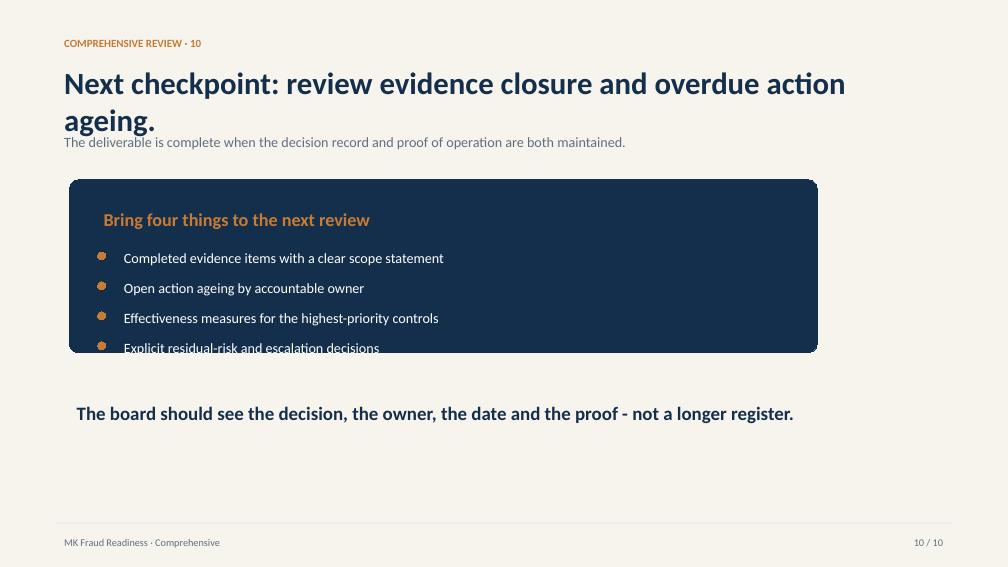
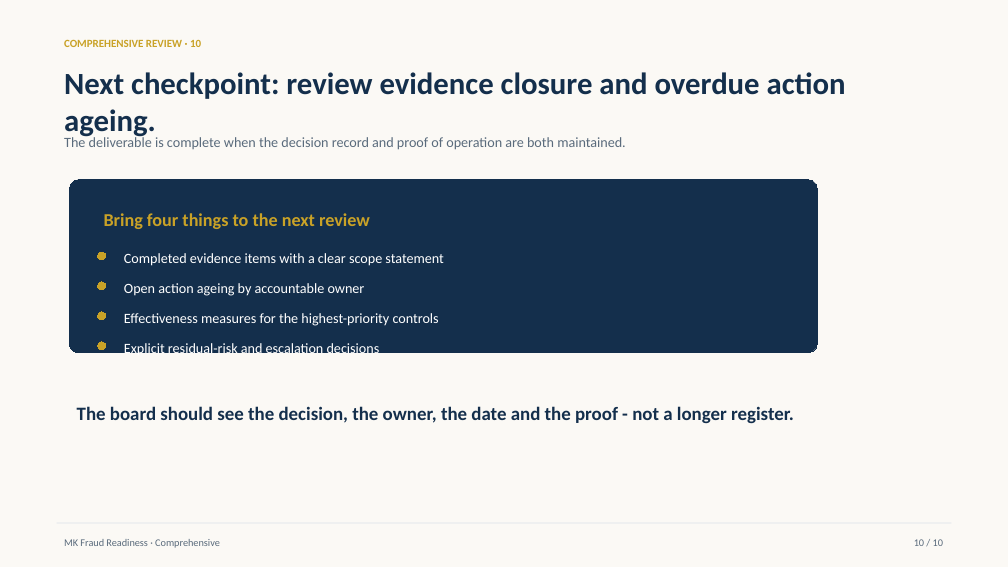
Before and after one commit to Tondani1995/mk-fraud-readiness-score, a slide deck: slide 10 of outputs/commercial-quality/kestrel-industrial-supply-pty-ltd-executive-presentation.pptx. Drawn at 1008x567 pixels with LibreOffice and Linux fonts; fonts in the diff are those of the drawing. Boxes give left, top, right and bottom in pixels: in the first picture for what was removed or moved away, otherwise in the second. Text is boxed around its words. In the diff, an @@ line names an element or a change of style, - is before the commit and + after.

```diff
--- a/outputs/commercial-quality/kestrel-industrial-supply-pty-ltd-executive-presentation.pptx
+++ b/outputs/commercial-quality/kestrel-industrial-supply-pty-ltd-executive-presentation.pptx
@@ background #F7F4EE to #FBF9F5 @@
@@ text "COMPREHENSIVE REVIEW · 10" at (64,40,201,47): text colour #C77B35 to #C9A227 @@
@@ text "Bring four things to the ..." at (104,213,370,229): text colour #C77B35 to #C9A227 @@
@@ fill #C77B35 to #C9A227; outline #C77B35 0 pt to #C9A227 0 pt in 4 elements at (98,252,105,259), (98,282,105,290), (98,312,105,319), (98,342,105,349) @@
```
Also in this commit, not shown: 9 other slides changed, 59 other files.
